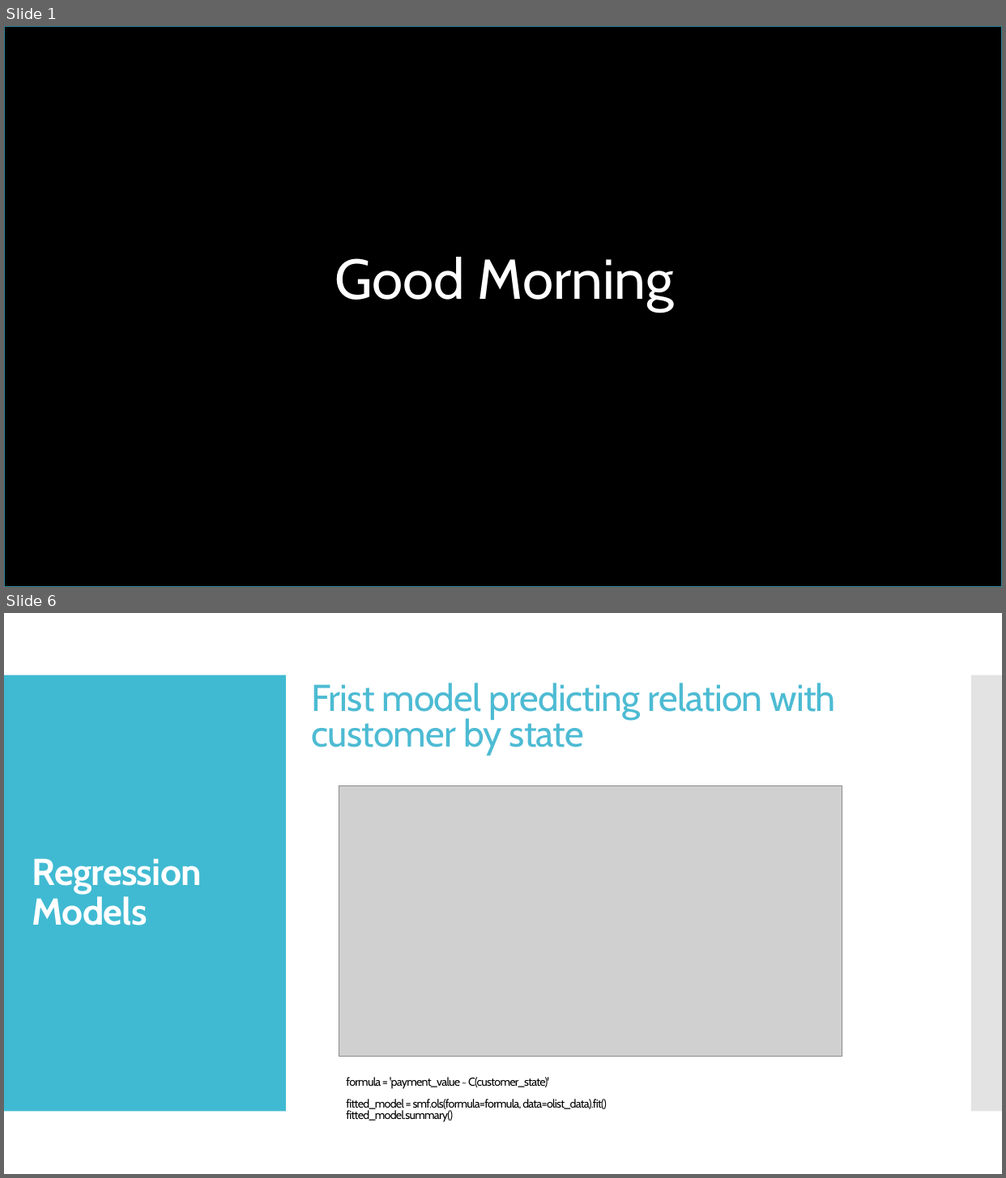
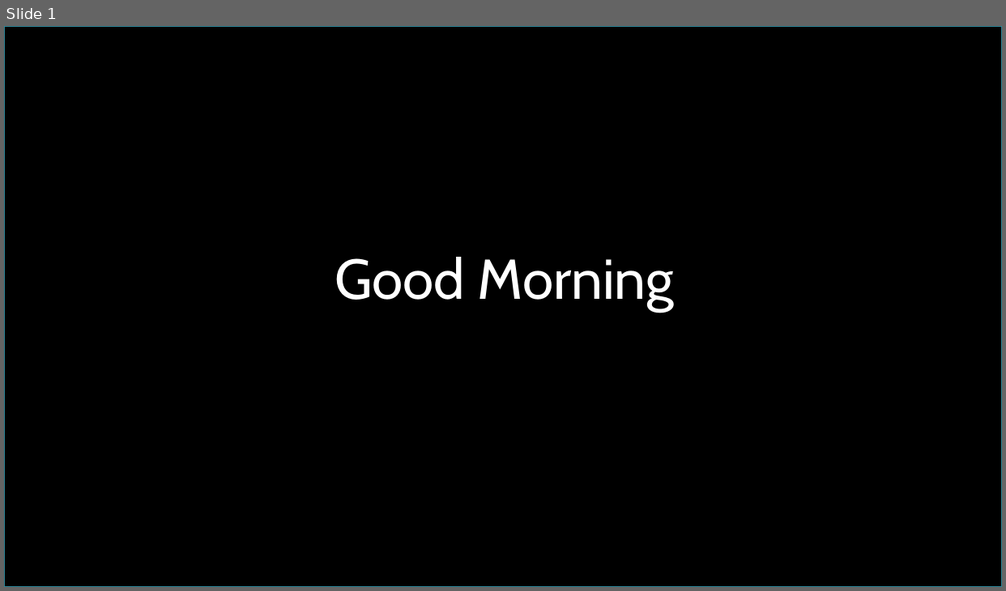
Before and after one commit to perezrm/Cap3_brazilian_ecommerce, a slide deck: Cap3_Olist_Brazilian_Ecommerce.pptx. Shown one above the other, each under a label of ours: slides 1 and 6 before the commit, slide 1 after it; the slides between them are not shown. The pictures are 1006x1178 and 1006x591 pixels, drawn with LibreOffice and Linux fonts; fonts in the diff are those of the drawing; grey boxes stand for pictures. Boxes give left, top, right and bottom in pixels: in the first picture for what was removed or moved away, otherwise in the second. Text is boxed around its words. In the diff, an @@ line names an element or a change of style, - is before the commit and + after.

```diff
--- a/Cap3_Olist_Brazilian_Ecommerce.pptx
+++ b/Cap3_Olist_Brazilian_Ecommerce.pptx
@@ slide 6 removed at [4, 613, 1002, 1174], background #FFFFFF @@
@@ rectangle removed at [4, 675, 286, 1112] @@
@@ text removed at [311, 683, 836, 756] @@
-Frist model predicting relation with customer by state
@@ rectangle removed at [971, 675, 1002, 1112] @@
@@ picture removed at [339, 786, 842, 1056] @@
@@ title removed at [32, 858, 202, 926] @@
-Regression Models
@@ text removed at [346, 1077, 607, 1122] @@
-formula = 'payment_value ~ C(customer_state)'
-fitted_model = smf.ols(formula=formula, data=olist_data).fit()
-fitted_model.summary()
```
Also in this commit, not shown: 6 slides changed, 3 slides added, 10 other files.
